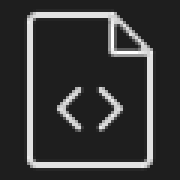
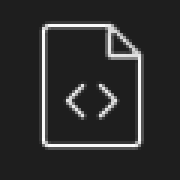
Layer changes from the first 180 x 180 image to the second:
added group "tools" with 6 layers above "<background>" over [30, 21, 150, 153]
moved "tools_reference" into group "tools", painted on it over [24, 9, 156, 171]
